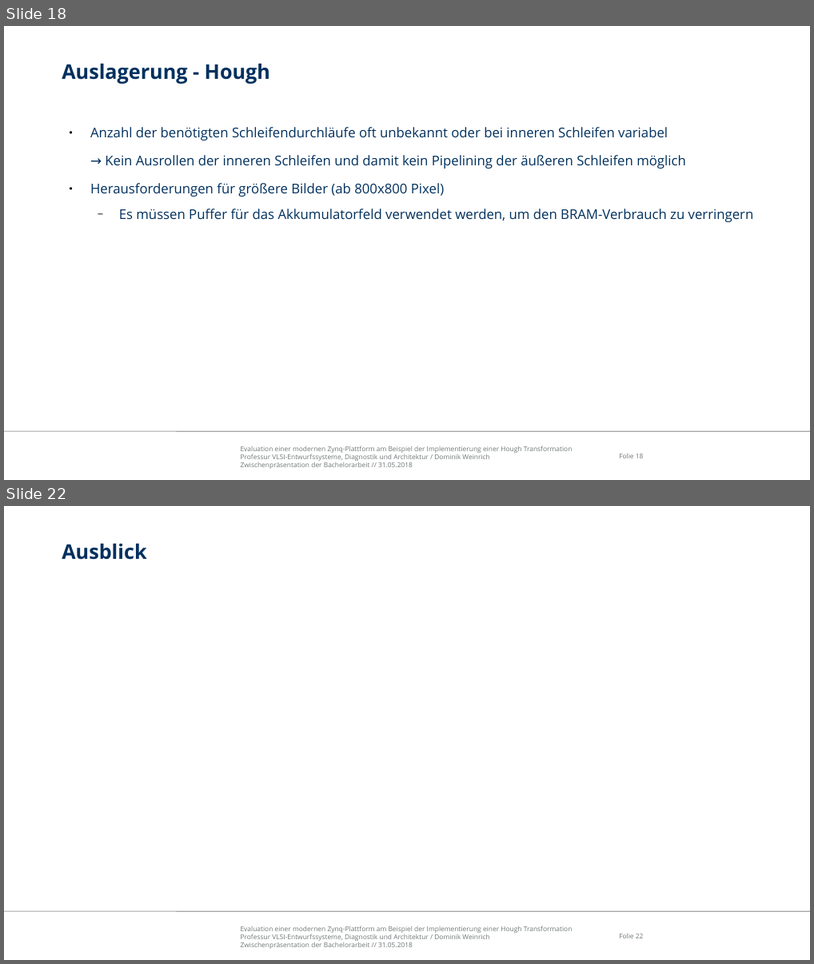
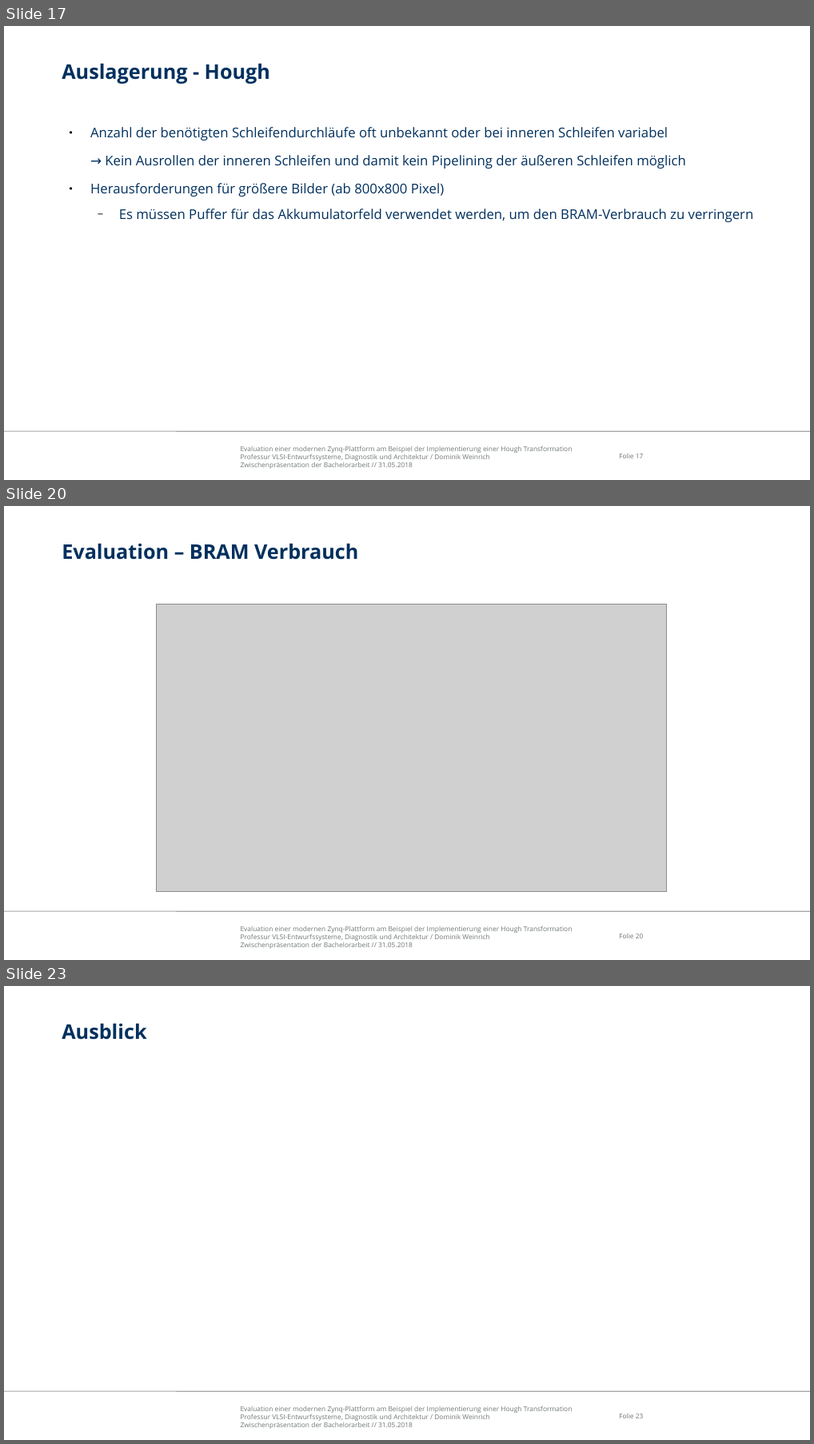
Before and after one commit to freeDom-/hough, a slide deck: Verteidigung/Verteidigung.odp. Shown one above the other, each under a label of ours: slides 18 and 22 before the commit, slides 17, 20 and 23 after it; the slides between them are not shown. The pictures are 814x964 and 814x1444 pixels, drawn with LibreOffice and Linux fonts; fonts in the diff are those of the drawing; grey boxes stand for pictures; background and template pictures are left out. Boxes give left, top, right and bottom in pixels: in the first picture for what was removed or moved away, otherwise in the second. Text is boxed around its words. In the diff, an @@ line names an element or a change of style, - is before the commit and + after.

```diff
--- a/Verteidigung/Verteidigung.odp
+++ b/Verteidigung/Verteidigung.odp
@@ slide 20 added at bbox=[4, 506, 810, 960], background #FFFFFF; not listed: 3 template elements that a slide beside it also shows @@
@@ title added at bbox=[62, 544, 358, 560], 24 pt, text #00305E, bold @@
+Evaluation – BRAM Verbrauch
@@ picture added at bbox=[157, 604, 668, 892] @@
@@ what was slide 18 is now slide 17 @@
@@ page number at bbox=[619, 453, 644, 458]: text changed @@
-Folie 18
+Folie 17
@@ what was slide 22 is now slide 23 @@
```
Also in this commit, not shown: 8 slides changed, 2 other slides added, 2 slides removed, 2 other files.
